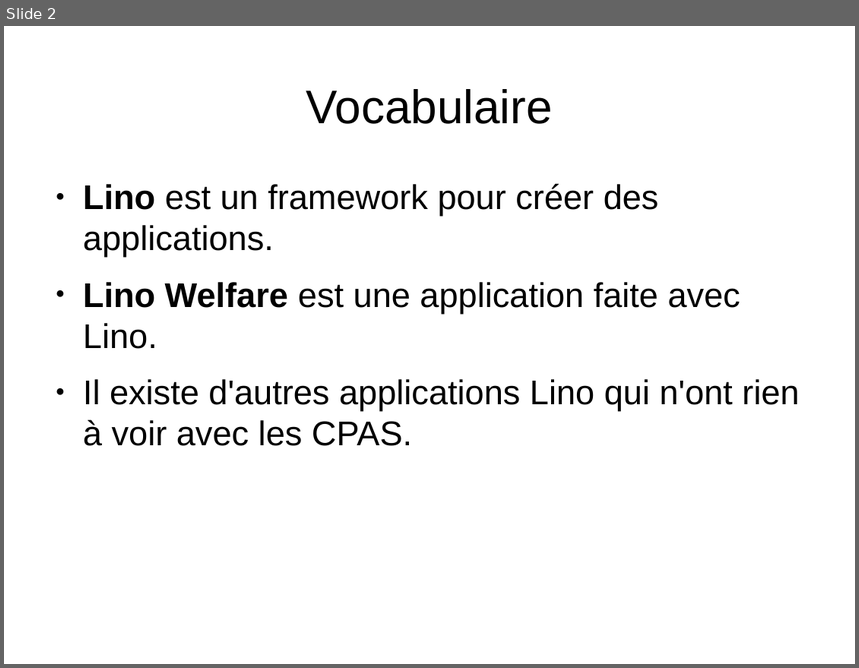
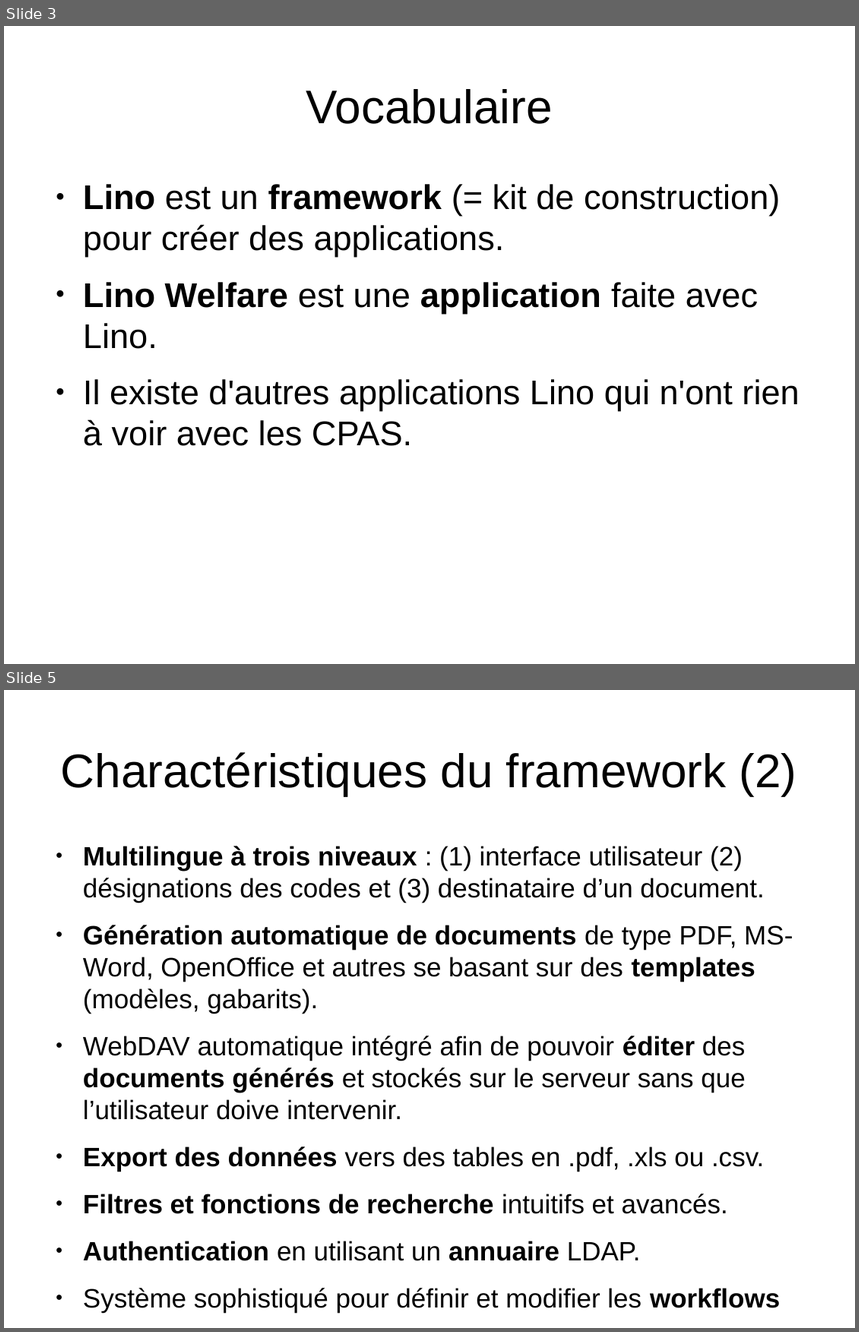
Before and after one commit to lino-framework/welfare, a slide deck: docs_fr/dl/tour_lino_welfare.odp. Shown one above the other, each under a label of ours: slide 2 before the commit, slides 3 and 5 after it; the slides between them are not shown. The pictures are 859x668 and 859x1332 pixels, drawn with LibreOffice and Linux fonts; fonts in the diff are those of the drawing. Boxes give left, top, right and bottom in pixels: in the first picture for what was removed or moved away, otherwise in the second. Text is boxed around its words. In the diff, an @@ line names an element or a change of style, - is before the commit and + after.

```diff
--- a/docs_fr/dl/tour_lino_welfare.odp
+++ b/docs_fr/dl/tour_lino_welfare.odp
@@ slide 5 added at box(4, 690, 855, 1328), background #FFFFFF @@
@@ title added at box(61, 752, 797, 796), 44 pt, text #000000 @@
+Charactéristiques du framework (2)
@@ text added at box(83, 846, 793, 1262), 24.8 pt, text #000000 @@
+● Multilingue à trois niveaux : (1) interface utilisateur (2) désignations des codes et (3) destinataire d’un document.
+● Génération automatique de documents de type PDF, MS-Word, OpenOffice et autres se basant sur des templates (modèles, gabarits).
+● WebDAV automatique intégré afin de pouvoir éditer des documents générés et stockés sur le serveur sans que l’utilisateur doive intervenir.
+● Export des données vers des tables en .pdf, .xls ou .csv.
+● Filtres et fonctions de recherche intuitifs et avancés.
+● Authentication en utilisant un annuaire LDAP.
+● Système sophistiqué pour définir et modifier les workflows
@@ what was slide 2 is now slide 3 @@
@@ slide 3 changed as well @@
@@ text at box(83, 184, 780, 257): text changed @@
-● Lino est un framework pour créer des applications.
+● Lino est un framework (= kit de construction) pour créer des applications.
@@ text at box(83, 282, 758, 349): bold on in "application" @@
```
Also in this commit, not shown: 11 other slides changed, 16 other slides added, 3 other files.
